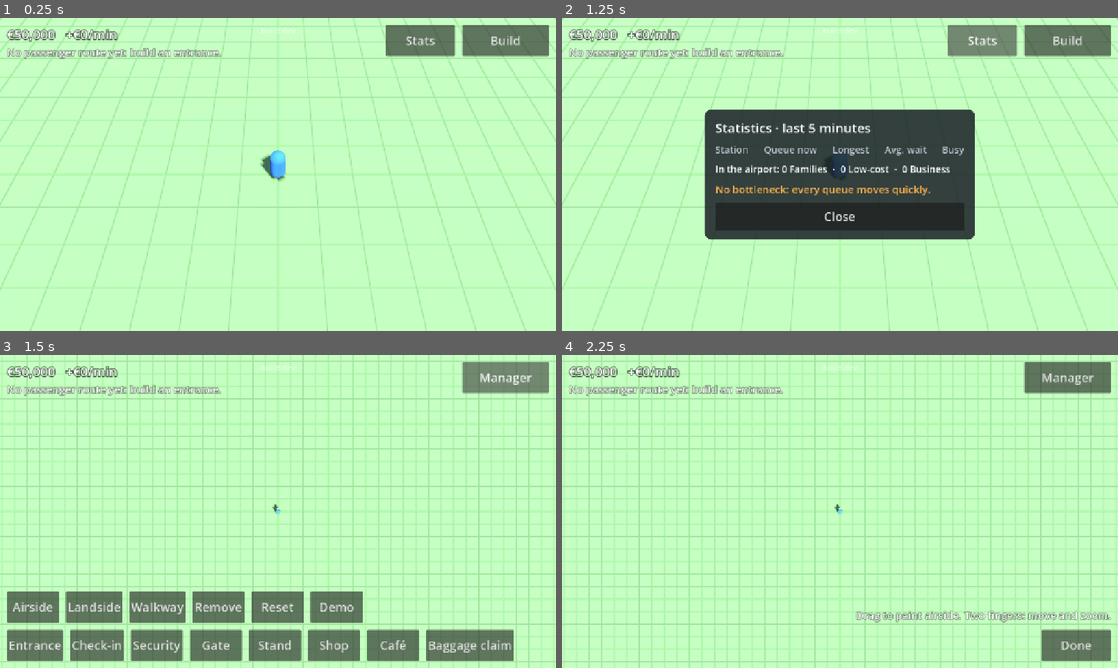
Above: before the commit, frames 1-4 (two rows, left to right).
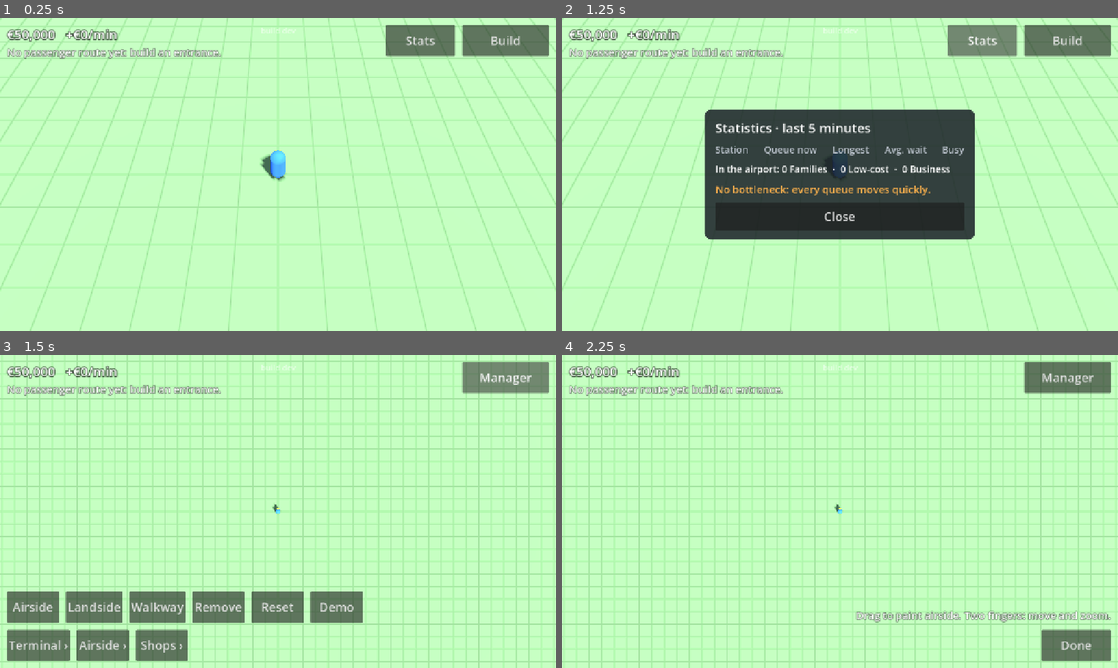
Above: after the commit, the same moments.

Repository: jakobmaier16-pixel/airport-idle
Game: Godot game, scene res://scenes/main/main.tscn
Two runs of this game, one before a commit and one after it. Both use one fixed random seed, a clock stepped at 60 frames per second and the inputs below.
Inputs:
- Up to frame 1 (0.25 s): no input
- Up to frame 2 (1.25 s): click "Stats" at 0.5 s
- Up to frame 3 (1.5 s): click "Build" at 1.25 s
- Up to frame 4 (2.25 s): click "Airside" at 2 s

Frames 1-2 are identical in both runs. In frame 3, 6.4% of the frame differs, in the area x 1-93%, y 87-98%; in frame 4, nothing differs.

Commit message:
Build menu by category (Terminal, Airside, Shops)
The building row was full with 8 buildings. It now shows categories;
tapping one shows its buildings and a back button. Category per
building type in its data file. Tests pick buildings through the
categories like a player (pick_building helper).

Co-Authored-By: Claude Opus 5.5 <noreply@anthropic.com>

Diff:
--- a/data/buildings/aircraft_stand.tres
+++ b/data/buildings/aircraft_stand.tres
@@ -6,6 +6,7 @@
 script = ExtResource("1_type")
 id = &"aircraft_stand"
 display_name = "Stand"
+category = "Airside"
 footprint = Vector2i(12, 12)
 zone_rule = 1
 is_solid = false
--- a/data/buildings/baggage_claim.tres
+++ b/data/buildings/baggage_claim.tres
@@ -6,6 +6,7 @@
 script = ExtResource("1_type")
 id = &"baggage_claim"
 display_name = "Baggage claim"
+category = "Terminal"
 footprint = Vector2i(6, 4)
 zone_rule = 2
 is_solid = true
--- a/data/buildings/cafe.tres
+++ b/data/buildings/cafe.tres
@@ -6,6 +6,7 @@
 script = ExtResource("1_type")
 id = &"cafe"
 display_name = "Café"
+category = "Shops"
 footprint = Vector2i(4, 3)
 zone_rule = 3
 is_solid = true
--- a/data/buildings/check_in.tres
+++ b/data/buildings/check_in.tres
@@ -25,6 +25,7 @@
 script = ExtResource("1_type")
 id = &"check_in"
 display_name = "Check-in"
+category = "Terminal"
 footprint = Vector2i(5, 3)
 zone_rule = 0
 is_solid = true
--- a/data/buildings/entrance.tres
+++ b/data/buildings/entrance.tres
@@ -6,6 +6,7 @@
 script = ExtResource("1_type")
 id = &"entrance"
 display_name = "Entrance"
+category = "Terminal"
 footprint = Vector2i(4, 2)
 zone_rule = 0
 is_solid = true
--- a/data/buildings/gate.tres
+++ b/data/buildings/gate.tres
@@ -6,6 +6,7 @@
 script = ExtResource("1_type")
 id = &"gate"
 display_name = "Gate"
+category = "Terminal"
 footprint = Vector2i(5, 5)
 zone_rule = 1
 is_solid = true
--- a/data/buildings/security.tres
+++ b/data/buildings/security.tres
@@ -25,6 +25,7 @@
 script = ExtResource("1_type")
 id = &"security"
 display_name = "Security"
+category = "Terminal"
 footprint = Vector2i(5, 3)
 zone_rule = 2
 is_solid = true
--- a/data/buildings/shop.tres
+++ b/data/buildings/shop.tres
@@ -6,6 +6,7 @@
 script = ExtResource("1_type")
 id = &"shop"
 display_name = "Shop"
+category = "Shops"
 footprint = Vector2i(3, 3)
 zone_rule = 1
 is_solid = true
--- a/scenes/ui/hud.gd
+++ b/scenes/ui/hud.gd
@@ -30,6 +30,9 @@
 const CONFIRM_TIME: float = 3.0
 
 var _build_view_open: bool = false
+# Build menu: every building type, and the category whose buildings are shown ("" = categories).
+var _building_types: Array[BuildingType] = []
+var _open_category: String = ""
 var _stats_refresh_in: float = 0.0
 ## The building shown in the station panel, or null.
 var shown_station: Building = null
@@ -134,17 +137,39 @@
 	_station_panel.visible = false
 
 
-## Creates one build menu button per building type.
+## Fills the build menu: a row of categories; tapping one shows its buildings.
 func setup_build_menu(types: Array[BuildingType]) -> void:
+	_building_types = types
+	show_build_category("")
+
+
+## Shows the buildings of `category`, or the category buttons for "".
+func show_build_category(category: String) -> void:
+	_open_category = category
 	for child in _building_buttons.get_children():
+		_building_buttons.remove_child(child)
 		child.queue_free()
-	for type in types:
-		var button := Button.new()
-		button.text = type.display_name
-		button.custom_minimum_size = BUTTON_MIN_SIZE
-		button.focus_mode = Control.FOCUS_NONE
-		button.pressed.connect(building_type_selected.emit.bind(type))
-		_building_buttons.add_child(button)
+	if category.is_empty():
+		var categories: PackedStringArray = []
+		for type in _building_types:
+			if not categories.has(type.category):
+				categories.append(type.category)
+		for category_name in categories:
+			_add_menu_button(category_name + " ›", show_build_category.bind(category_name))
+		return
+	_add_menu_button("‹", show_build_category.bind(""))
+	for type in _building_types:
+		if type.category == category:
+			_add_menu_button(type.display_name, building_type_selected.emit.bind(type))
+
+
+func _add_menu_button(text: String, action: Callable) -> void:
+	var button := Button.new()
+	button.text = text
+	button.custom_minimum_size = BUTTON_MIN_SIZE
+	button.focus_mode = Control.FOCUS_NONE
+	button.pressed.connect(action)
+	_building_buttons.add_child(button)
 
 
 ## Balance and profit over the last minute, top left. Red while the balance is negative.
@@ -172,6 +197,8 @@
 	_build_view_open = open
 	if open:
 		hide_stats()
+	elif not _open_category.is_empty():
+		show_build_category("")
 	_update_visibility()
 
 
--- a/scripts/resources/building_type.gd
+++ b/scripts/resources/building_type.gd
@@ -26,6 +26,8 @@
 @export var id: StringName
 ## Name shown in the build menu.
 @export var display_name: String
+## Build menu category, e.g. "Terminal", "Airside", "Shops".
+@export var category: String = "Terminal"
 ## Size in grid cells before rotation: x = width along the front side, y = depth.
 ## The front side faces -Z ("up" on screen) when the building is not rotated.
 @export var footprint: Vector2i = Vector2i.ONE
--- a/tests/cases/test_04_placement.gd
+++ b/tests/cases/test_04_placement.gd
@@ -5,8 +5,21 @@
 func test_all_mvp_buildings_in_menu() -> void:
 	await start_game()
 	await open_build_view()
-	var names: Array = ui("BuildMenu/BuildingButtons").get_children().map(func(b: Node) -> String: return (b as Button).text)
-	check_eq(names, ["Entrance", "Check-in", "Security", "Gate", "Stand", "Shop", "Café", "Baggage claim"], "build menu buttons")
+	var row := ui("BuildMenu/BuildingButtons")
+	var texts := func() -> Array:
+		return row.get_children().filter(func(b: Node) -> bool: return not b.is_queued_for_deletion()).map(func(b: Node) -> String: return (b as Button).text)
+	check_eq(texts.call(), ["Terminal ›", "Airside ›", "Shops ›"], "categories")
+	await press(_menu_button(row, "Terminal ›"))
+	check_eq(texts.call(), ["‹", "Entrance", "Check-in", "Security", "Gate", "Baggage claim"], "terminal buildings")
+	await press(_menu_button(row, "‹"))
+	await press(_menu_button(row, "Shops ›"))
+	check_eq(texts.call(), ["‹", "Shop", "Café"], "shops")
+	await press(_menu_button(row, "‹"))
+	await press(_menu_button(row, "Airside ›"))
+	check_eq(texts.call(), ["‹", "Stand"], "airside")
+	await close_build_view()
+	await open_build_view()
+	check_eq(texts.call(), ["Terminal ›", "Airside ›", "Shops ›"], "menu starts at the categories again")
 
 
 func test_place_with_buttons() -> void:
@@ -21,7 +34,7 @@
 func test_drag_preview_cell_by_cell() -> void:
 	await start_game()
 	await open_build_view()
-	await press(ui("BuildMenu/BuildingButtons").get_child(1))
+	await pick_building("Check-in")
 	var mode := build_mode()
 	var camera := build_camera()
 	var start_origin := mode._placing_origin
@@ -42,7 +55,7 @@
 func test_rotate_keeps_position() -> void:
 	await start_game()
 	await open_build_view()
-	await press(ui("BuildMenu/BuildingButtons").get_child(1))
+	await pick_building("Check-in")
 	var mode := build_mode()
 	var origin := mode._placing_origin
 	await press(ui("ToolPanel/ToolBar/RotateButton"))
@@ -55,7 +68,7 @@
 	await start_game()
 	await open_build_view()
 	check(await place("Check-in", Vector2i(30, 30)), "first check-in")
-	await press(ui("BuildMenu/BuildingButtons").get_child(1))
+	await pick_building("Check-in")
 	build_mode()._set_preview_origin(Vector2i(31, 31))
 	var place_button := ui("ToolPanel/ToolBar/PlaceButton") as Button
 	check(place_button.disabled, "Place disabled on an occupied spot")
@@ -69,7 +82,7 @@
 	Airport.paint_zone(cells(Vector2i(0, 32), Vector2i(64, 32)), AirportGrid.Zone.AIRSIDE)
 	await open_build_view()
 	var hint := ui("ToolPanel/HintLabel") as Label
-	await press(ui("BuildMenu/BuildingButtons").get_child(3))  # Gate
+	await pick_building("Gate")  # Gate
 	build_mode()._set_preview_origin(Vector2i(10, 10))
 	check_eq(hint.text, "Must be built on airside", "gate on landside")
 	build_mode()._set_preview_origin(Vector2i(10, 40))
@@ -82,7 +95,7 @@
 func test_leaving_build_view_cancels() -> void:
 	await start_game()
 	await open_build_view()
-	await press(ui("BuildMenu/BuildingButtons").get_child(0))
+	await pick_building("Entrance")
 	await close_build_view()
 	check(not build_mode().is_placing(), "placement cancelled")
 	check(build_mode()._preview == null, "preview removed")
--- a/tests/cases/test_12_economy.gd
+++ b/tests/cases/test_12_economy.gd
@@ -14,13 +14,13 @@
 func test_price_shown_while_placing() -> void:
 	await start_game()
 	await open_build_view()
-	await press(ui("BuildMenu/BuildingButtons").get_child(2))  # Security
+	await pick_building("Security")  # Security
 	var hint := (ui("ToolPanel/HintLabel") as Label).text
 	build_mode()._set_preview_origin(Vector2i(5, 5))
 	hint = (ui("ToolPanel/HintLabel") as Label).text
 	check(hint.contains("€") or hint.begins_with("Front must"), "hint names the price or the problem: '%s'" % hint)
 	await press(ui("ToolPanel/ToolBar/CancelButton"))
-	await press(ui("BuildMenu/BuildingButtons").get_child(1))  # Check-in on landside: allowed
+	await pick_building("Check-in")  # Check-in on landside: allowed
 	build_mode()._set_preview_origin(Vector2i(5, 5))
 	hint = (ui("ToolPanel/HintLabel") as Label).text
 	check(hint.ends_with("€3,000"), "valid spot shows the price: '%s'" % hint)
@@ -30,7 +30,7 @@
 	Airport.economy.balance = 1000.0
 	await start_game()
 	await open_build_view()
-	await press(ui("BuildMenu/BuildingButtons").get_child(1))  # Check-in, €3,000
+	await pick_building("Check-in")  # Check-in, €3,000
 	build_mode()._set_preview_origin(Vector2i(30, 20))
 	var place_button := ui("ToolPanel/ToolBar/PlaceButton") as Button
 	check(place_button.disabled, "Place disabled without enough money")
--- a/tests/screenshots.gd
+++ b/tests/screenshots.gd
@@ -41,7 +41,7 @@
 	await _shot("build_view_whole_map")
 
 	build_camera().center_on(Airport.grid.cell_to_world(Vector2i(32, 30)))
-	await press(ui("BuildMenu/BuildingButtons").get_child(2))  # Security, in an invalid spot
+	await pick_building("Security")  # Security, in an invalid spot
 	build_mode()._set_preview_origin(Vector2i(44, 24))
 	await _shot("placing_invalid")
 	get_tree().quit()
--- a/tests/test_case.gd
+++ b/tests/test_case.gd
@@ -179,17 +179,42 @@
 	await frames(1)
 
 
+## Picks a building in the build menu like a player: open its category, tap the building.
+## Returns false if there is no such building.
+func pick_building(display_name: String) -> bool:
+	var type: BuildingType = null
+	for candidate in Airport.CATALOG.types:
+		if candidate.display_name == display_name:
+			type = candidate
+	if type == null:
+		check(false, "no building type '%s'" % display_name)
+		return false
+	var row := ui("BuildMenu/BuildingButtons")
+	if _menu_button(row, display_name) == null:
+		var back := _menu_button(row, "‹")
+		if back != null:
+			await press(back)
+		await press(_menu_button(row, type.category + " ›"))
+	var button := _menu_button(row, display_name)
+	if button == null:
+		check(false, "no build menu button '%s'" % display_name)
+		return false
+	await press(button)
+	return true
+
+
+func _menu_button(row: Control, text: String) -> Button:
+	for child in row.get_children():
+		if not child.is_queued_for_deletion() and (child as Button).text == text:
+			return child
+	return null
+
+
 ## Places a building like a player: pick it, rotate, drag the preview to `origin`, press Place.
 ## Returns true if the building was placed there.
 func place(display_name: String, origin: Vector2i, rotation_steps: int = 0) -> bool:
-	var button: Button = null
-	for child in ui("BuildMenu/BuildingButtons").get_children():
-		if (child as Button).text == display_name:
-			button = child
-	if button == null:
-		check(false, "no build menu button '%s'" % display_name)
-		return false
-	await press(button)
+	if not await pick_building(display_name):
+		return false
 	for i in rotation_steps:
 		await press(ui("ToolPanel/ToolBar/RotateButton"))
 	var mode := build_mode()
